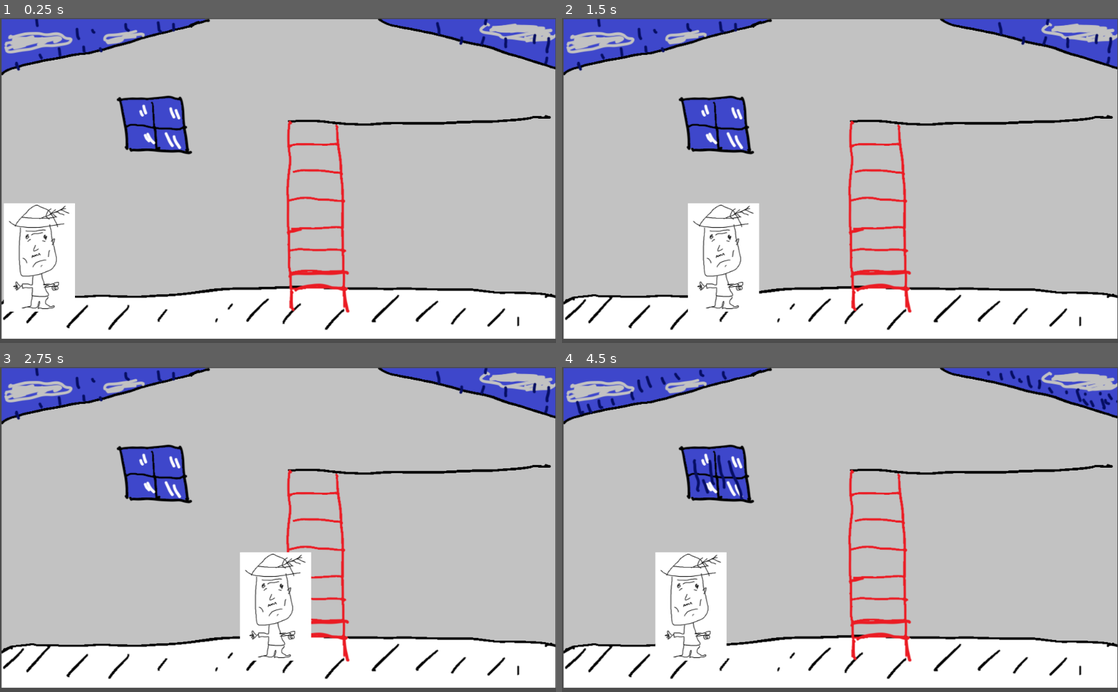
Above: before the commit, frames 1-4 (two rows, left to right).
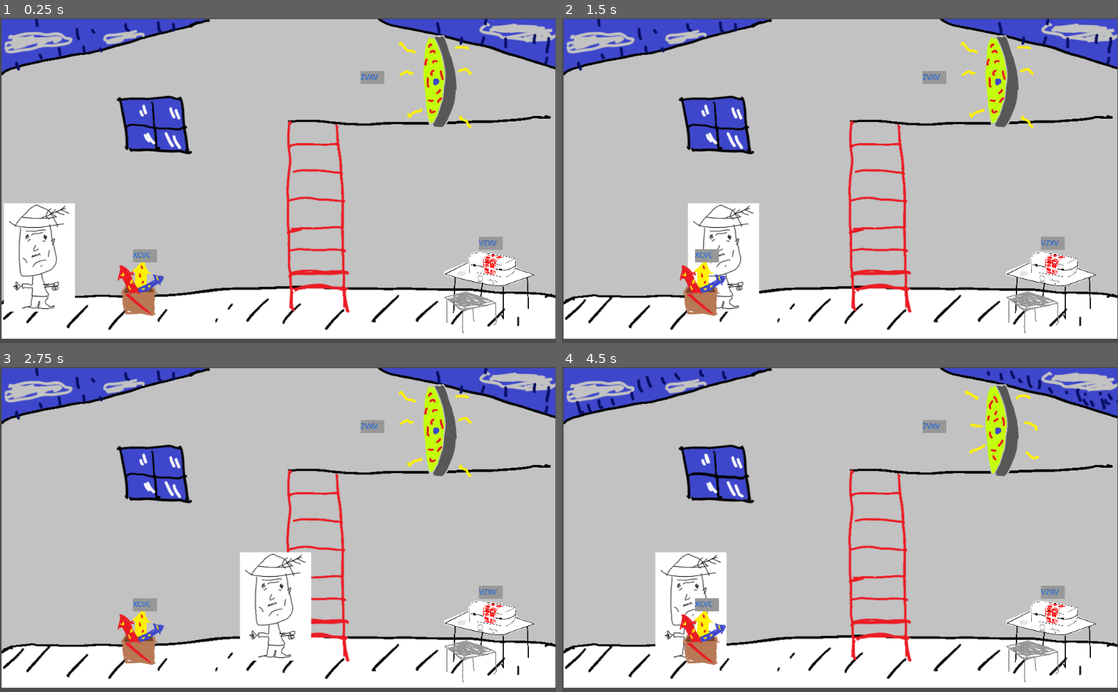
Above: after the commit, the same moments.

Repository: geojax/The-Un-Stable
Game: Godot game, scene res://Player.tscn
The game is run twice, just before and just after one commit, with the same random seed, the same clock (stepped at 60 frames per second) and the same inputs. Before the commit the project has no main scene; this scene is started directly in both runs.
Inputs:
- Up to frame 1 (0.25 s): no input
- Up to frame 2 (1.5 s): hold Right (right) 0.53-1.28 s; hold Down (down) from 1.28 s (still down)
- Up to frame 3 (2.75 s): release Down (down) at 2.03 s; hold Right (right) from 2.03 s (still down)
- Up to frame 4 (4.5 s): release Right (right) at 2.78 s; hold Up (up) 2.78-3.53 s; hold Left (left) from 3.53 s (still down)

The runs differ from the first frame. In frame 1, 4.3% of the frame differs, in the area x 21-97%, y 5-98%; in frame 2, 4.2%; in frame 3, 4.3%; in frame 4, 4.6%, in the area x 21-97%, y 4-98%.

Commit message:
art

Diff:
--- /dev/null
+++ b/Fireworks.tscn
@@ -0,0 +1,13 @@
+[gd_scene load_steps=3 format=2]
+
+[ext_resource path="res://TypingGame.tscn" type="PackedScene" id=1]
+[ext_resource path="res://Art/Fireworks.png" type="Texture" id=2]
+
+[node name="Fireworks" type="Node2D"]
+
+[node name="Fireworks" type="Sprite" parent="."]
+scale = Vector2( 0.395015, 0.395015 )
+texture = ExtResource( 2 )
+
+[node name="Node2D" parent="." instance=ExtResource( 1 )]
+position = Vector2( -15, -70 )
--- /dev/null
+++ b/LineEdit.gd
@@ -0,0 +1,16 @@
+extends LineEdit
+
+
+# Declare member variables here. Examples:
+# var a = 2
+# var b = "text"
+
+
+# Called when the node enters the scene tree for the first time.
+func _ready():
+	pass # Replace with function body.
+
+
+# Called every frame. 'delta' is the elapsed time since the previous frame.
+func _process(delta):
+	pass
--- /dev/null
+++ b/Medbay.tscn
@@ -0,0 +1,14 @@
+[gd_scene load_steps=3 format=2]
+
+[ext_resource path="res://Art/Medbay.png" type="Texture" id=1]
+[ext_resource path="res://TypingGame.tscn" type="PackedScene" id=2]
+
+[node name="Node2D" type="Node2D"]
+
+[node name="Node2D" parent="." instance=ExtResource( 2 )]
+position = Vector2( -18.0123, -103.067 )
+
+[node name="Sprite" type="Sprite" parent="."]
+scale = Vector2( 0.0796323, 0.0796323 )
+texture = ExtResource( 1 )
+flip_h = true
--- /dev/null
+++ b/Player.gd
@@ -0,0 +1,17 @@
+extends Node2D
+
+
+# Declare member variables here. Examples:
+# var a = 2
+# var b = "text"
+
+
+# Called when the node enters the scene tree for the first time.
+func _ready():
+	randomize()
+	pass # Replace with function body.
+
+
+# Called every frame. 'delta' is the elapsed time since the previous frame.
+#func _process(delta):
+#	pass
--- a/Player.tscn
+++ b/Player.tscn
@@ -1,33 +1,38 @@
-[gd_scene load_steps=9 format=2]
+[gd_scene load_steps=13 format=2]
 
-[ext_resource path="res://FarmerTEMP.png" type="Texture" id=1]
-[ext_resource path="res://Background.png" type="Texture" id=2]
+[ext_resource path="res://Art/Background.png" type="Texture" id=1]
+[ext_resource path="res://Medbay.tscn" type="PackedScene" id=2]
 [ext_resource path="res://Farmer.gd" type="Script" id=3]
-[ext_resource path="res://Background2.png" type="Texture" id=4]
+[ext_resource path="res://Art/Background2.png" type="Texture" id=4]
+[ext_resource path="res://Player.gd" type="Script" id=5]
+[ext_resource path="res://Fireworks.tscn" type="PackedScene" id=6]
+[ext_resource path="res://Portal.tscn" type="PackedScene" id=7]
+[ext_resource path="res://Art/FarmerTEMP.png" type="Texture" id=8]
 
-[sub_resource type="SpriteFrames" id=4]
+[sub_resource type="SpriteFrames" id=1]
 animations = [ {
-"frames": [ ExtResource( 2 ), ExtResource( 4 ) ],
+"frames": [ ExtResource( 1 ), ExtResource( 4 ) ],
 "loop": true,
 "name": "default",
 "speed": 5.0
 } ]
 
-[sub_resource type="RectangleShape2D" id=5]
+[sub_resource type="RectangleShape2D" id=2]
 extents = Vector2( 23.0764, 89.24 )
 
 [sub_resource type="RectangleShape2D" id=3]
 extents = Vector2( 158.489, 10 )
 
-[sub_resource type="RectangleShape2D" id=2]
+[sub_resource type="RectangleShape2D" id=4]
 extents = Vector2( 16.7591, 196.2 )
 
 [node name="Node2D" type="Node2D"]
+script = ExtResource( 5 )
 
 [node name="Background" type="AnimatedSprite" parent="."]
 position = Vector2( 513.351, 296.935 )
 scale = Vector2( 1, 0.98194 )
-frames = SubResource( 4 )
+frames = SubResource( 1 )
 playing = true
 
 [node name="Farmer" type="Area2D" parent="."]
@@ -36,10 +41,10 @@
 script = ExtResource( 3 )
 
 [node name="FarmerTEMP" type="Sprite" parent="Farmer"]
-texture = ExtResource( 1 )
+texture = ExtResource( 8 )
 
 [node name="CollisionShape2D" type="CollisionShape2D" parent="Farmer"]
-shape = SubResource( 5 )
+shape = SubResource( 2 )
 
 [node name="Ground" type="Area2D" parent="."]
 
@@ -51,7 +56,16 @@
 
 [node name="CollisionShape2D" type="CollisionShape2D" parent="Ladder"]
 position = Vector2( 581.582, 371.478 )
-shape = SubResource( 2 )
+shape = SubResource( 4 )
+
+[node name="Fireworks" parent="." instance=ExtResource( 6 )]
+position = Vector2( 260.015, 496.535 )
+
+[node name="Portal" parent="." instance=ExtResource( 7 )]
+position = Vector2( 799.76, 92.0978 )
+
+[node name="Node2D" parent="." instance=ExtResource( 2 )]
+position = Vector2( 900.471, 507.402 )
 
 [connection signal="area_entered" from="Farmer" to="Farmer" method="_on_KinematicBody2D2_area_entered"]
 [connection signal="area_exited" from="Farmer" to="Farmer" method="_on_Farmer_area_exited"]
--- /dev/null
+++ b/Portal.tscn
@@ -0,0 +1,23 @@
+[gd_scene load_steps=5 format=2]
+
+[ext_resource path="res://Art/Portal1.png" type="Texture" id=1]
+[ext_resource path="res://Art/Portal2.png" type="Texture" id=2]
+[ext_resource path="res://TypingGame.tscn" type="PackedScene" id=3]
+
+[sub_resource type="SpriteFrames" id=1]
+animations = [ {
+"frames": [ ExtResource( 1 ), ExtResource( 2 ) ],
+"loop": true,
+"name": "default",
+"speed": 5.0
+} ]
+
+[node name="Portal" type="Node2D"]
+
+[node name="AnimatedSprite" type="AnimatedSprite" parent="."]
+scale = Vector2( 0.41435, 0.41435 )
+frames = SubResource( 1 )
+playing = true
+
+[node name="Node2D" parent="." instance=ExtResource( 3 )]
+position = Vector2( -136.032, 6.15784 )
--- /dev/null
+++ b/TypingGame.gd
@@ -0,0 +1,36 @@
+extends Node2D
+
+
+# Declare member variables here. Examples:
+# var a = 2
+# var b = "text"
+var code := String()
+var progress := 0
+var viableChars := ["Z", "X", "C", "V"]
+# Called when the node enters the scene tree for the first time.
+func _ready():
+	$LineEdit.grab_focus()
+	for c in viableChars:
+		code += viableChars[rand_range(0, 4)]
+	$Label.text = code
+	pass # Replace with function body.
+
+
+# Called every frame. 'delta' is the elapsed time since the previous frame.
+#func _process(delta):
+#	pass
+
+func _on_LineEdit_text_changed(new_text):
+	new_text = new_text.to_upper()
+	if new_text != code.substr(0, len(new_text)):
+		$AnimationPlayer.play("Failure")
+		pass
+	$Label2.text += code[progress]
+	if progress < 3:
+		progress += 1
+	pass # Replace with function body.
+
+
+func _on_AnimationPlayer_animation_finished(anim_name):
+	queue_free()
+	pass # Replace with function body.
--- /dev/null
+++ b/TypingGame.tscn
@@ -0,0 +1,74 @@
+[gd_scene load_steps=7 format=2]
+
+[ext_resource path="res://TypingGame.gd" type="Script" id=1]
+
+[sub_resource type="StyleBoxFlat" id=5]
+
+[sub_resource type="StyleBoxFlat" id=3]
+bg_color = Color( 0.133333, 0.0156863, 0.0156863, 0 )
+
+[sub_resource type="StyleBoxEmpty" id=1]
+
+[sub_resource type="StyleBoxEmpty" id=2]
+
+[sub_resource type="Animation" id=4]
+resource_name = "Failure"
+tracks/0/type = "value"
+tracks/0/path = NodePath("Label2:custom_styles/normal:bg_color")
+tracks/0/interp = 1
+tracks/0/loop_wrap = true
+tracks/0/imported = false
+tracks/0/enabled = true
+tracks/0/keys = {
+"times": PoolRealArray( 0, 0.5, 1 ),
+"transitions": PoolRealArray( 1, 1, 1 ),
+"update": 0,
+"values": [ Color( 0.6, 0.6, 0.6, 0 ), Color( 0.576471, 0.0666667, 0.0666667, 0.764706 ), Color( 0.133333, 0.0156863, 0.0156863, 0 ) ]
+}
+
+[node name="Node2D" type="Node2D"]
+script = ExtResource( 1 )
+
+[node name="Label" type="Label" parent="."]
+margin_right = 44.0
+margin_bottom = 24.0
+custom_styles/normal = SubResource( 5 )
+custom_colors/font_color = Color( 0, 0.392157, 1, 1 )
+text = "CZXV"
+valign = 1
+__meta__ = {
+"_edit_use_anchors_": false
+}
+
+[node name="Label2" type="Label" parent="."]
+margin_right = 65.0
+margin_bottom = 24.0
+custom_styles/normal = SubResource( 3 )
+custom_colors/font_color = Color( 1, 0.560784, 0, 1 )
+custom_colors/font_outline_modulate = Color( 0, 0, 0, 1 )
+valign = 1
+uppercase = true
+__meta__ = {
+"_edit_use_anchors_": false
+}
+
+[node name="LineEdit" type="LineEdit" parent="."]
+margin_right = 163.0
+margin_bottom = 24.0
+custom_styles/focus = SubResource( 1 )
+custom_styles/normal = SubResource( 2 )
+custom_colors/cursor_color = Color( 0, 0, 0, 0 )
+custom_colors/font_color = Color( 1, 0.4, 0, 0 )
+max_length = 4
+context_menu_enabled = false
+shortcut_keys_enabled = false
+selecting_enabled = false
+__meta__ = {
+"_edit_use_anchors_": false
+}
+
+[node name="AnimationPlayer" type="AnimationPlayer" parent="."]
+anims/Failure = SubResource( 4 )
+
+[connection signal="text_changed" from="LineEdit" to="." method="_on_LineEdit_text_changed"]
+[connection signal="animation_finished" from="AnimationPlayer" to="." method="_on_AnimationPlayer_animation_finished"]
--- a/project.godot
+++ b/project.godot
@@ -11,6 +11,7 @@
 [application]
 
 config/name="The Un-Stable"
+run/main_scene="res://Player.tscn"
 config/icon="res://icon.png"
 
 [global]
Binary file added: Art/Background.png
Not shown, added: Art/Background.png.import
Renamed: Background2.png -> Art/Background2.png
Not shown, added: Art/Background2.png.import
Renamed: FarmerTEMP.png -> Art/FarmerTEMP.png
Not shown, added: Art/FarmerTEMP.png.import
Binary file added: Art/Fireworks.png
Not shown, changed: Art/Fireworks.png.import
Binary file added: Art/Medbay.png
Not shown, changed: Art/Medbay.png.import
Binary file added: Art/Portal1.png
Not shown, added: Art/Portal1.png.import
(and 3 more such lines)
